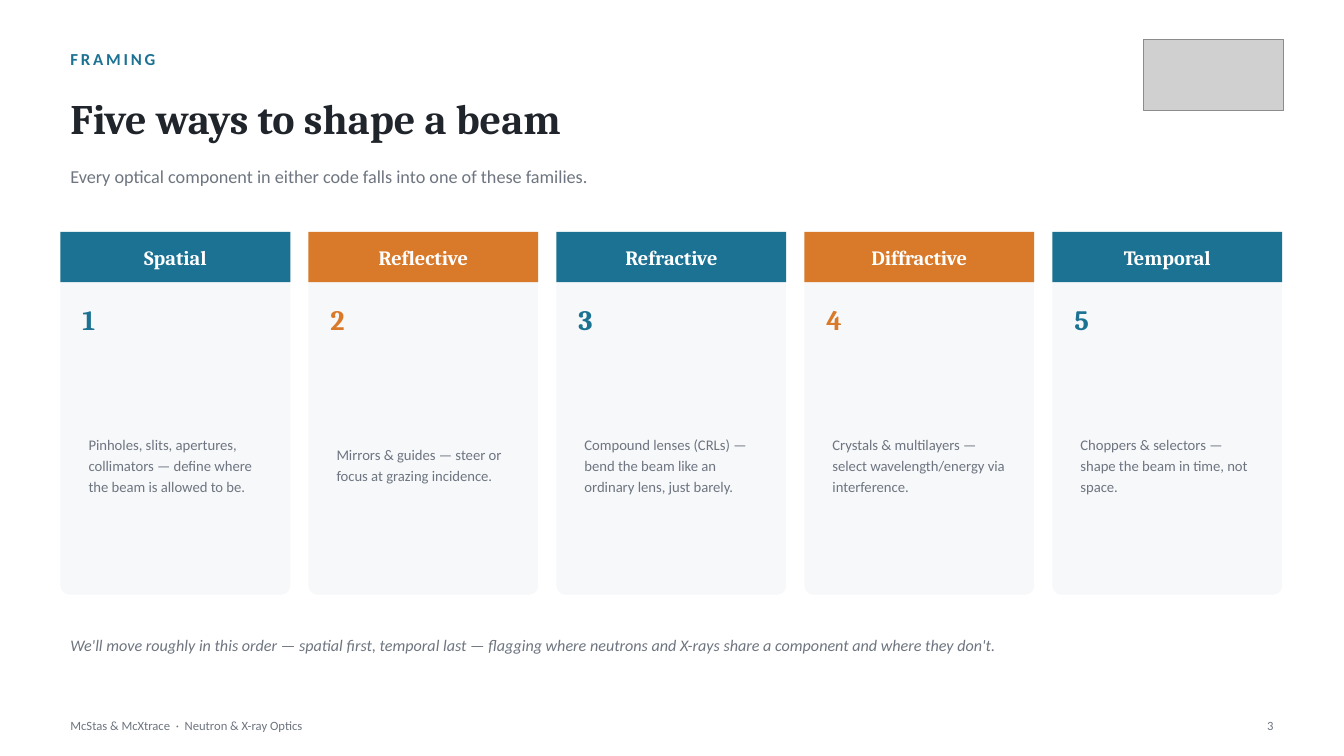
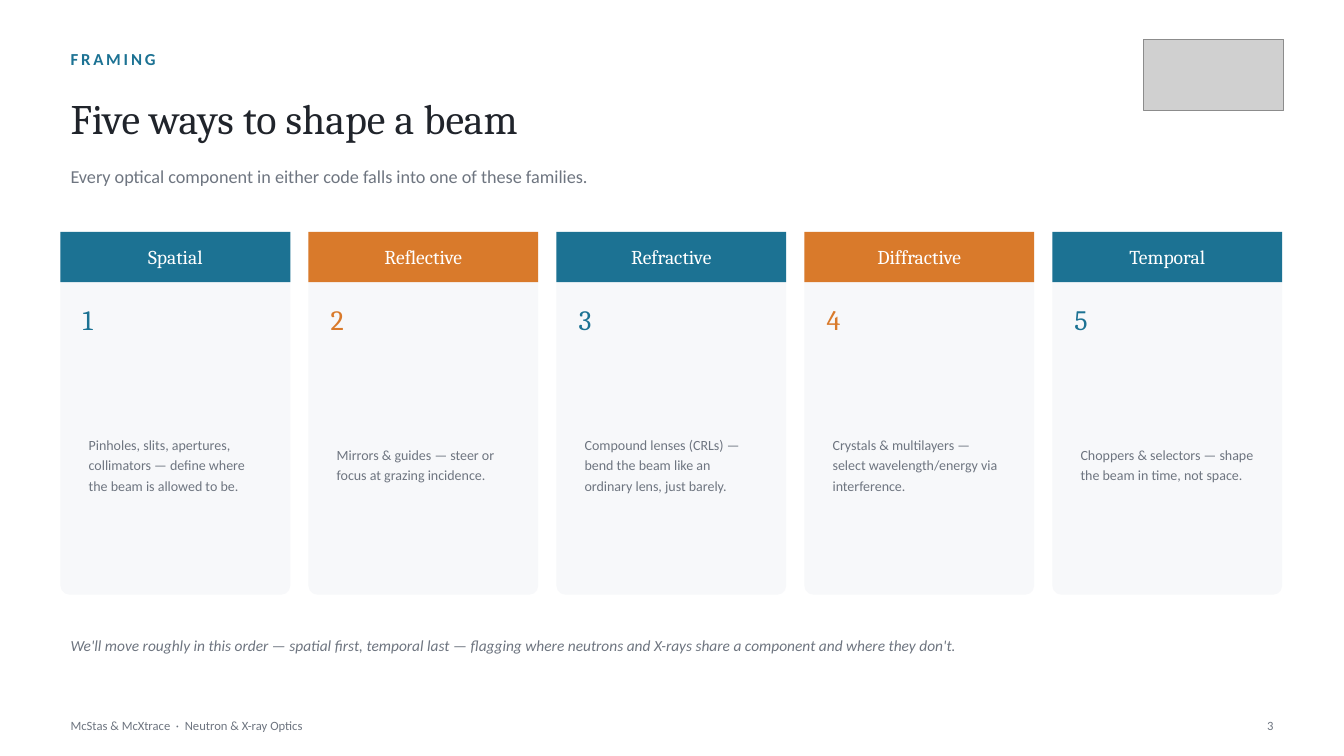
Before and after one commit to mccode-dev/PaNRAID, a slide deck: slide 3 of 22_September_Tuesday/03_morning_sources_detectors/Optics/McStas_McXtrace_Optics.pptx. Drawn at 1344x756 pixels with LibreOffice and Linux fonts; fonts in the diff are those of the drawing; grey boxes stand for pictures. Boxes give left, top, right and bottom in pixels: in the first picture for what was removed or moved away, otherwise in the second. Text is boxed around its words. In the diff, an @@ line names an element or a change of style, - is before the commit and + after.

```diff
--- a/22_September_Tuesday/03_morning_sources_detectors/Optics/McStas_McXtrace_Optics.pptx
+++ b/22_September_Tuesday/03_morning_sources_detectors/Optics/McStas_McXtrace_Optics.pptx
@@ size 14.5 to 14 pt, bold off in 5 elements at [148,250,203,268], [384,250,462,264], [631,250,711,264], [877,250,961,264], [1129,250,1205,268] @@
@@ bold off in 6 elements at [71,105,518,143], [83,311,93,330], [331,311,344,330], [579,311,592,331], [827,311,841,330], [1074,311,1087,331] @@
@@ size 10.5 to 10 pt in 5 elements at [89,440,245,491], [585,440,727,494], [833,440,997,491], [337,450,494,483], [1081,450,1254,482] @@
@@ text "Choppers & selectors — shape ...": place and size @@
-text "Choppers & selectors — shape ..." at [1080,440,1247,495]
+text "Choppers & selectors — shape ..." at [1081,450,1254,482]
@@ text "We'll move roughly in this ..." at [71,640,955,654]: size 11.5 to 11 pt @@
```
Also in this commit, not shown: 16 other slides changed, 1 other file.
